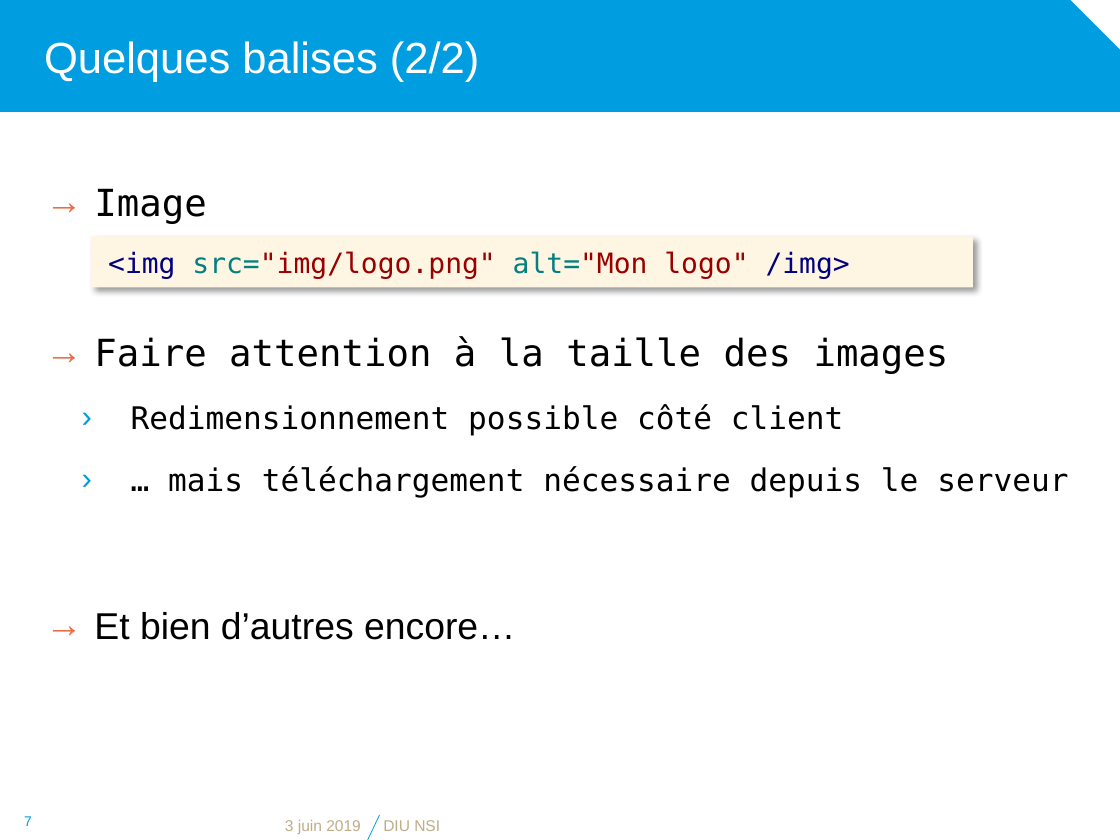
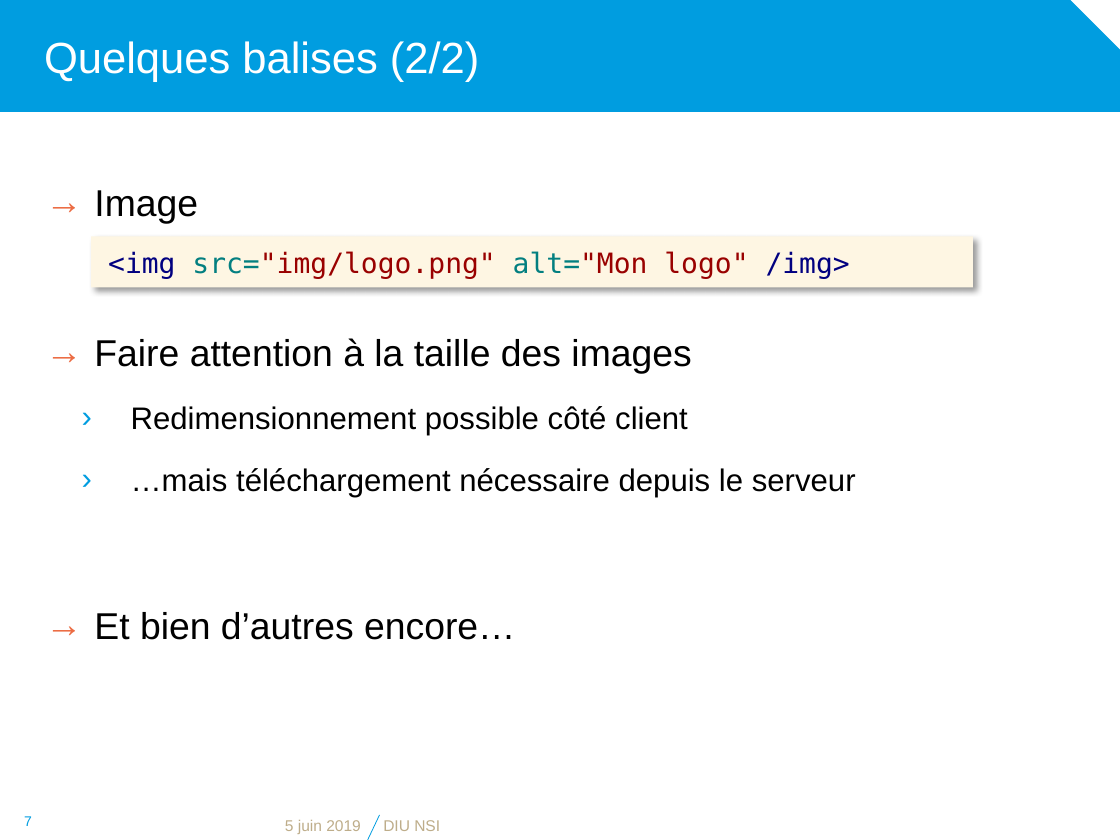
Before and after one commit to diu-uf-bordeaux/bloc1, a slide deck: slide 7 of web/2-HTML/html.pptx. Drawn at 1120x840 pixels with LibreOffice and Linux fonts; fonts in the diff are those of the drawing; background and template pictures are left out. Boxes give left, top, right and bottom in pixels: in the first picture for what was removed or moved away, otherwise in the second. Text is boxed around its words. In the diff, an @@ line names an element or a change of style, - is before the commit and + after.

```diff
--- a/web/2-HTML/html.pptx
+++ b/web/2-HTML/html.pptx
@@ text at (x1=94, y1=190, x2=691, y2=435): font DejaVu Sans Mono to Arial in "Image", "Faire attention à la taille des images", "Redimensionnement possible côté client" @@
@@ text at (x1=131, y1=468, x2=856, y2=498): text changed; font DejaVu Sans Mono to Arial @@
-  › … mais téléchargement nécessaire depuis le serveur
+  › …mais téléchargement nécessaire depuis le serveur
@@ text at (x1=285, y1=820, x2=361, y2=834): text changed @@
-3 juin 2019
+5 juin 2019
```
Also in this commit, not shown: 8 other slides changed, 1 other file.
